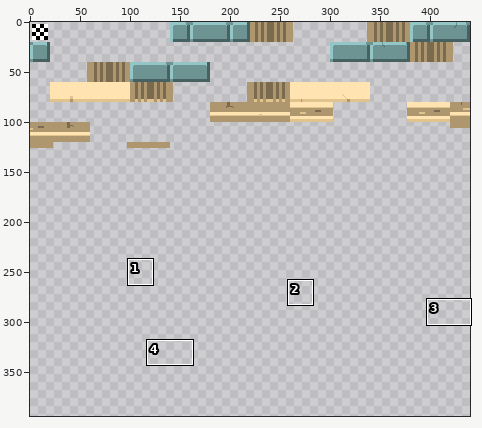
Sprite sheet: gamemaker/ld49/tilesets/tile_set_3/output_tileset.png. The picture above shows the old version from afar; the outline marks the close-up.
Close-up. The starting point:
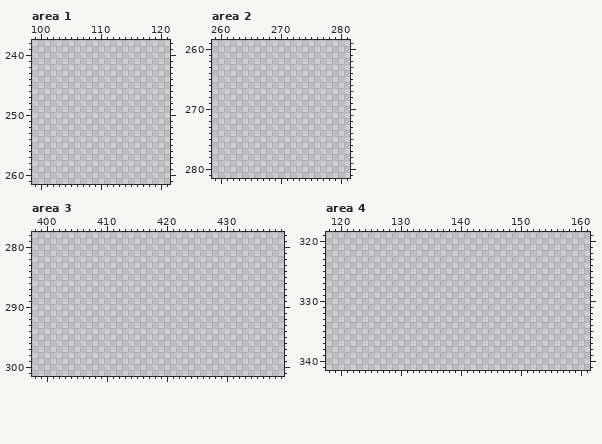
The file is 440x440 pixels. Shown: area 1: x 99..121, y 238..261; area 2: x 259..281, y 259..281; area 3: x 398..439, y 278..301; area 4: x 118..161, y 319..341. The wide view leaves out empty margins. The commit also changed other parts of the picture, which this record leaves out.
After the commit:
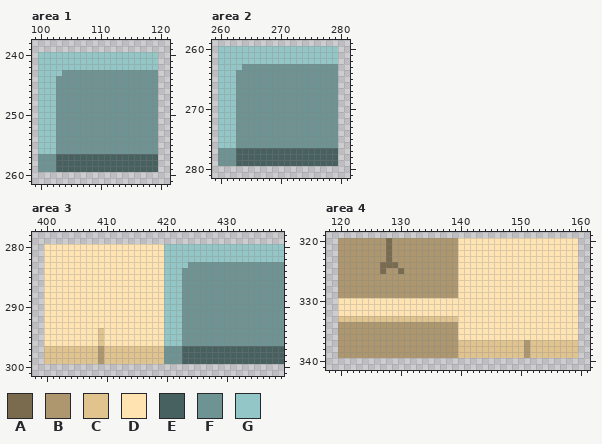
Palette (. is transparent): A #7b6b4e  B #ae976e  C #e1c38e  D #ffe3b0  E #476060  F #6d9393  G #93c6c6
Change:
--- area 1
@@ x 99..121 @@
 239 .......................
-240 .......................
-241 .......................
-242 .......................
-243 .......................
-244 .......................
-245 .......................
-246 .......................
-247 .......................
-248 .......................
-249 .......................
-250 .......................
-251 .......................
-252 .......................
-253 .......................
-254 .......................
-255 .......................
-256 .......................
-257 .......................
-258 .......................
-259 .......................
+240 .GGGGGGGGGGGGGGGGGGGG..
+241 .GGGGGGGGGGGGGGGGGGGG..
+242 .GGGGGGGGGGGGGGGGGGGG..
+243 .GGGGFFFFFFFFFFFFFFFF..
+244 .GGGFFFFFFFFFFFFFFFFF..
+245 .GGGFFFFFFFFFFFFFFFFF..
+246 .GGGFFFFFFFFFFFFFFFFF..
+247 .GGGFFFFFFFFFFFFFFFFF..
+248 .GGGFFFFFFFFFFFFFFFFF..
+249 .GGGFFFFFFFFFFFFFFFFF..
+250 .GGGFFFFFFFFFFFFFFFFF..
+251 .GGGFFFFFFFFFFFFFFFFF..
+252 .GGGFFFFFFFFFFFFFFFFF..
+253 .GGGFFFFFFFFFFFFFFFFF..
+254 .GGGFFFFFFFFFFFFFFFFF..
+255 .GGGFFFFFFFFFFFFFFFFF..
+256 .GGGFFFFFFFFFFFFFFFFF..
+257 .FFFEEEEEEEEEEEEEEEEE..
+258 .FFFEEEEEEEEEEEEEEEEE..
+259 .FFFEEEEEEEEEEEEEEEEE..
 260 .......................
--- area 2
@@ x 259..281 @@
 259 .......................
-260 .......................
-261 .......................
-262 .......................
-263 .......................
-264 .......................
-265 .......................
-266 .......................
-267 .......................
-268 .......................
-269 .......................
-270 .......................
-271 .......................
-272 .......................
-273 .......................
-274 .......................
-275 .......................
-276 .......................
-277 .......................
-278 .......................
-279 .......................
+260 .GGGGGGGGGGGGGGGGGGGG..
+261 .GGGGGGGGGGGGGGGGGGGG..
+262 .GGGGGGGGGGGGGGGGGGGG..
+263 .GGGGFFFFFFFFFFFFFFFF..
+264 .GGGFFFFFFFFFFFFFFFFF..
+265 .GGGFFFFFFFFFFFFFFFFF..
+266 .GGGFFFFFFFFFFFFFFFFF..
+267 .GGGFFFFFFFFFFFFFFFFF..
+268 .GGGFFFFFFFFFFFFFFFFF..
+269 .GGGFFFFFFFFFFFFFFFFF..
+270 .GGGFFFFFFFFFFFFFFFFF..
+271 .GGGFFFFFFFFFFFFFFFFF..
+272 .GGGFFFFFFFFFFFFFFFFF..
+273 .GGGFFFFFFFFFFFFFFFFF..
+274 .GGGFFFFFFFFFFFFFFFFF..
+275 .GGGFFFFFFFFFFFFFFFFF..
+276 .GGGFFFFFFFFFFFFFFFFF..
+277 .FFFEEEEEEEEEEEEEEEEE..
+278 .FFFEEEEEEEEEEEEEEEEE..
+279 .FFFEEEEEEEEEEEEEEEEE..
 280 .......................
--- area 3
@@ x 398..439 @@
 279 ..........................................
-280 ..........................................
-281 ..........................................
-282 ..........................................
-283 ..........................................
-284 ..........................................
-285 ..........................................
-286 ..........................................
-287 ..........................................
-288 ..........................................
-289 ..........................................
-290 ..........................................
-291 ..........................................
-292 ..........................................
-293 ..........................................
-294 ..........................................
-295 ..........................................
-296 ..........................................
-297 ..........................................
-298 ..........................................
-299 ..........................................
+280 ..DDDDDDDDDDDDDDDDDDDDGGGGGGGGGGGGGGGGGGGG
+281 ..DDDDDDDDDDDDDDDDDDDDGGGGGGGGGGGGGGGGGGGG
+282 ..DDDDDDDDDDDDDDDDDDDDGGGGGGGGGGGGGGGGGGGG
+283 ..DDDDDDDDDDDDDDDDDDDDGGGGFFFFFFFFFFFFFFFF
+284 ..DDDDDDDDDDDDDDDDDDDDGGGFFFFFFFFFFFFFFFFF
+285 ..DDDDDDDDDDDDDDDDDDDDGGGFFFFFFFFFFFFFFFFF
+286 ..DDDDDDDDDDDDDDDDDDDDGGGFFFFFFFFFFFFFFFFF
+287 ..DDDDDDDDDDDDDDDDDDDDGGGFFFFFFFFFFFFFFFFF
+288 ..DDDDDDDDDDDDDDDDDDDDGGGFFFFFFFFFFFFFFFFF
+289 ..DDDDDDDDDDDDDDDDDDDDGGGFFFFFFFFFFFFFFFFF
+290 ..DDDDDDDDDDDDDDDDDDDDGGGFFFFFFFFFFFFFFFFF
+291 ..DDDDDDDDDDDDDDDDDDDDGGGFFFFFFFFFFFFFFFFF
+292 ..DDDDDDDDDDDDDDDDDDDDGGGFFFFFFFFFFFFFFFFF
+293 ..DDDDDDDDDDDDDDDDDDDDGGGFFFFFFFFFFFFFFFFF
+294 ..DDDDDDDDDCDDDDDDDDDDGGGFFFFFFFFFFFFFFFFF
+295 ..DDDDDDDDDCDDDDDDDDDDGGGFFFFFFFFFFFFFFFFF
+296 ..DDDDDDDDDCDDDDDDDDDDGGGFFFFFFFFFFFFFFFFF
+297 ..CCCCCCCCCBCCCCCCCCCCFFFEEEEEEEEEEEEEEEEE
+298 ..CCCCCCCCCBCCCCCCCCCCFFFEEEEEEEEEEEEEEEEE
+299 ..CCCCCCCCCBCCCCCCCCCCFFFEEEEEEEEEEEEEEEEE
 300 ..........................................
--- area 4
@@ x 118..161 @@
 319 ............................................
-320 ............................................
-321 ............................................
-322 ............................................
-323 ............................................
-324 ............................................
-325 ............................................
-326 ............................................
-327 ............................................
-328 ............................................
-329 ............................................
-330 ............................................
-331 ............................................
-332 ............................................
-333 ............................................
-334 ............................................
-335 ............................................
-336 ............................................
-337 ............................................
-338 ............................................
-339 ............................................
+320 ..BBBBBBBBABBBBBBBBBBBDDDDDDDDDDDDDDDDDDDD..
+321 ..BBBBBBBBABBBBBBBBBBBDDDDDDDDDDDDDDDDDDDD..
+322 ..BBBBBBBBABBBBBBBBBBBDDDDDDDDDDDDDDDDDDDD..
+323 ..BBBBBBBBABBBBBBBBBBBDDDDDDDDDDDDDDDDDDDD..
+324 ..BBBBBBBAAABBBBBBBBBBDDDDDDDDDDDDDDDDDDDD..
+325 ..BBBBBBBABBABBBBBBBBBDDDDDDDDDDDDDDDDDDDD..
+326 ..BBBBBBBBBBBBBBBBBBBBDDDDDDDDDDDDDDDDDDDD..
+327 ..BBBBBBBBBBBBBBBBBBBBDDDDDDDDDDDDDDDDDDDD..
+328 ..BBBBBBBBBBBBBBBBBBBBDDDDDDDDDDDDDDDDDDDD..
+329 ..BBBBBBBBBBBBBBBBBBBBDDDDDDDDDDDDDDDDDDDD..
+330 ..DDDDDDDDDDDDDDDDDDDDDDDDDDDDDDDDDDDDDDDD..
+331 ..DDDDDDDDDDDDDDDDDDDDDDDDDDDDDDDDDDDDDDDD..
+332 ..DDDDDDDDDDDDDDDDDDDDDDDDDDDDDDDDDDDDDDDD..
+333 ..CCCCCCCCCCCCCCCCCCCCDDDDDDDDDDDDDDDDDDDD..
+334 ..BBBBBBBBBBBBBBBBBBBBDDDDDDDDDDDDDDDDDDDD..
+335 ..BBBBBBBBBBBBBBBBBBBBDDDDDDDDDDDDDDDDDDDD..
+336 ..BBBBBBBBBBBBBBBBBBBBDDDDDDDDDDDDDDDDDDDD..
+337 ..BBBBBBBBBBBBBBBBBBBBCCCCCCCCCCCBCCCCCCCC..
+338 ..BBBBBBBBBBBBBBBBBBBBCCCCCCCCCCCBCCCCCCCC..
+339 ..BBBBBBBBBBBBBBBBBBBBCCCCCCCCCCCBCCCCCCCC..
 340 ............................................
Pixel boxes of the changes (left, top, right, bottom) in both close-ups:
added: (38, 52, 158, 172)
added: (218, 46, 338, 166)
added: (44, 244, 284, 364)
added: (338, 238, 578, 358)
